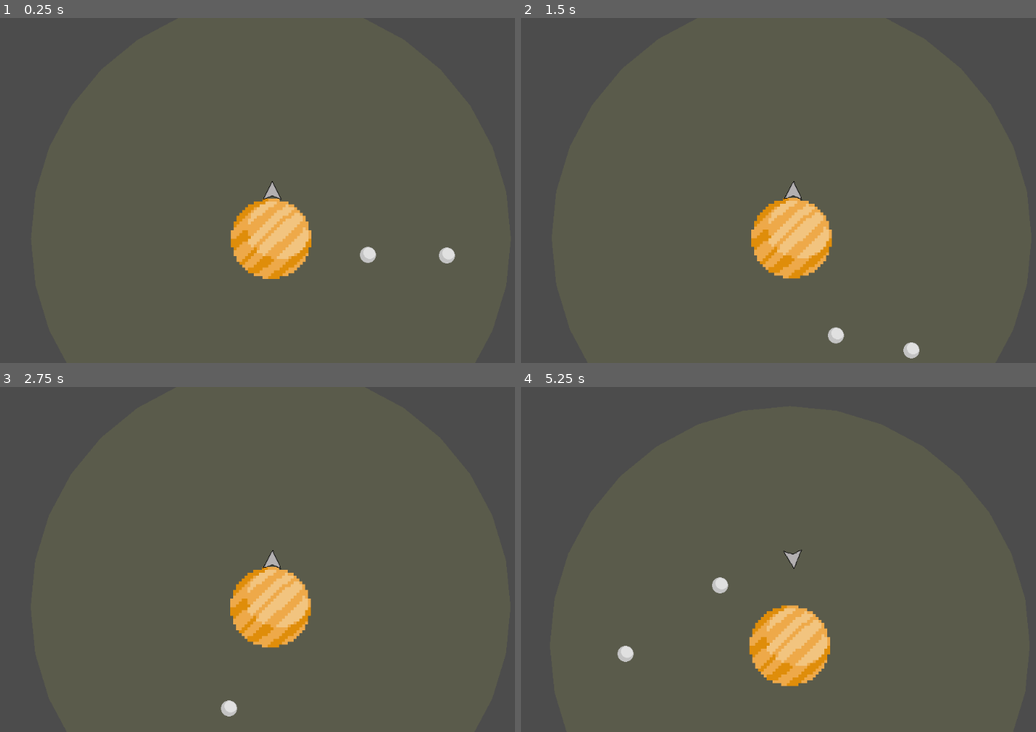
Above: before the commit, frames 1-4 (two rows, left to right).
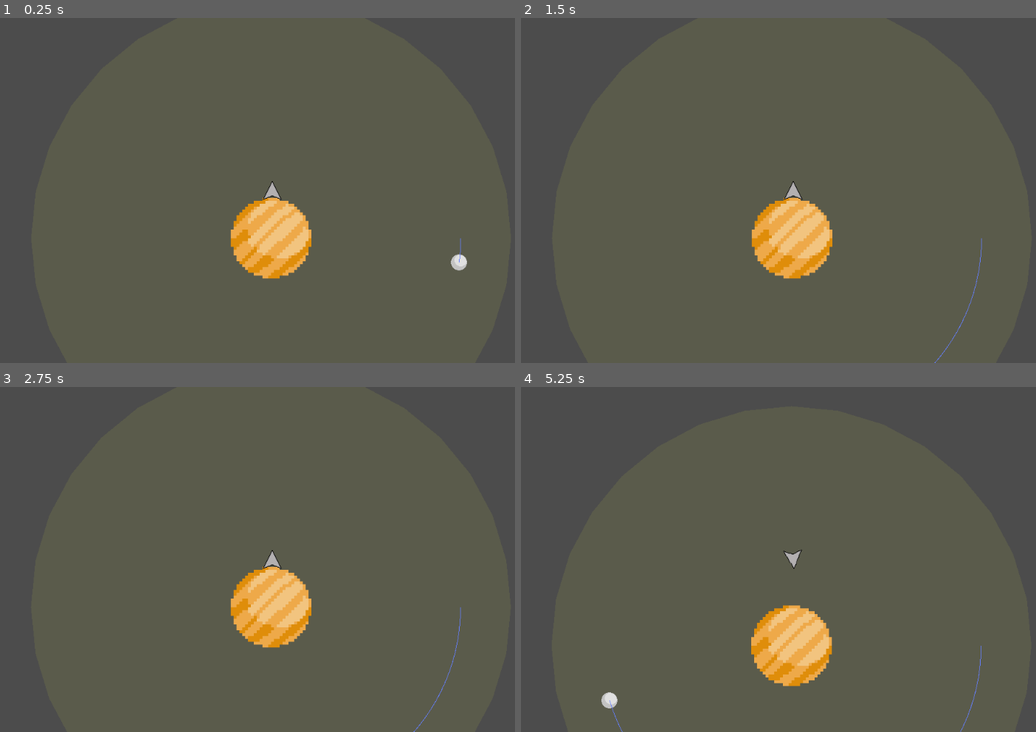
Above: after the commit, the same moments.

Repository: mattherman/moonshot
Game: Godot game, scene res://Main.tscn
The game is run twice, just before and just after one commit, with the same random seed, the same clock (stepped at 60 frames per second) and the same inputs.
Inputs:
- Up to frame 1 (0.25 s): no input
- Up to frame 2 (1.5 s): hold Right (ui_right) 0.53-1.28 s; hold Left (ui_left) from 1.28 s (still down)
- Up to frame 3 (2.75 s): release Left (ui_left) at 2.03 s; hold Right (ui_right) from 2.03 s (still down)
- Up to frame 4 (5.25 s): release Right (ui_right) at 2.78 s; hold Up (ui_up) 2.78-3.53 s; hold Left (ui_left) from 3.53 s (still down)

The runs differ from the first frame. In frame 1, 0.6% of the frame differs, in the area x 44-91%, y 52-76%; in frame 2, 0.6%; in frame 3, 0.5%; in frame 4, 1.1%, in the area x 15-90%, y 48-100%.

Commit message:
Trying to figure out orbits

Diff:
--- a/Main.tscn
+++ b/Main.tscn
@@ -9,8 +9,11 @@
 [node name="Planet" parent="." instance=ExtResource( 1 )]
 position = Vector2( 303.704, 285.611 )
 
+[node name="Moon" parent="Planet" instance=ExtResource( 3 )]
+showOrbit = true
+
 [node name="Ship" parent="." instance=ExtResource( 2 )]
-position = Vector2( 306.107, 199.188 )
+position = Vector2( 305.763, 200.16 )
 
 [node name="Planet2" parent="." instance=ExtResource( 1 )]
 position = Vector2( 1281.24, 23.2591 )
@@ -21,12 +24,5 @@
 scale = Vector2( 0.75, 0.75 )
 
 [node name="Planet4" parent="." instance=ExtResource( 1 )]
-position = Vector2( 2021.61, 642.98 )
+position = Vector2( 2632.46, 953.8 )
 scale = Vector2( 2, 2 )
-
-[node name="Moon" parent="." instance=ExtResource( 3 )]
-position = Vector2( 611.383, 279.942 )
-thrust = 33
-
-[node name="Moon2" parent="." instance=ExtResource( 3 )]
-position = Vector2( 474.238, 279.224 )
--- a/Moon.gd
+++ b/Moon.gd
@@ -1,17 +1,21 @@
 extends RigidBody2D
 
-export var thrust = 22
+export var orbit_scale = 0.79
 export var showOrbit = false
-var thrust_vector = Vector2()
+var thrust
+
+# 150 / 30 / 0.55, radius ~= 228.8
+# 180 / 36 / 0.79, radius ~= 328.6
 
 func _ready():
 	add_to_group("moon")
 	set_process(true)
 	$Orbit.set_as_toplevel(true)
-	linear_velocity = Vector2(0, 150)
-
-func _draw():
-	draw_line(Vector2(0,0), thrust_vector * thrust, Color(255, 0, 0), 1)
+	var planet = get_parent()
+	var planet_gravity_radius = planet.gravity_well_radius()
+	linear_velocity = Vector2(0, 180)
+	position = Vector2(orbit_scale * planet_gravity_radius, 0)
+	thrust = 36
 
 func _process(delta):
 	if (showOrbit):
@@ -22,8 +26,7 @@
 
 func _integrate_forces(state):
 	var gravity_vector = state.total_gravity.normalized()
-	#print(normalized_gravity)
-	thrust_vector = gravity_vector.tangent()
-	#print(tangent)
+	var thrust_vector = gravity_vector.tangent()
 	applied_force = thrust_vector * thrust * mass
-	#print(applied_force)
+	print(str("applied_force.length = ", applied_force.length())) #3011.8000, 3599.9998
+	print(str("linear_velocity.length = ", linear_velocity.length())) #149.1875, 179.8015
--- a/Planet.gd
+++ b/Planet.gd
@@ -2,5 +2,8 @@
 
 func _ready():
 	add_to_group("planet")
+	$GravityWell/GravityWellCollision.shape.radius = gravity_well_radius()
+
+func gravity_well_radius():
 	var planetRadius = $SurfaceCollision.shape.radius
-	$GravityWell/GravityWellCollision.shape.radius = planetRadius * 6
+	return planetRadius * 6
